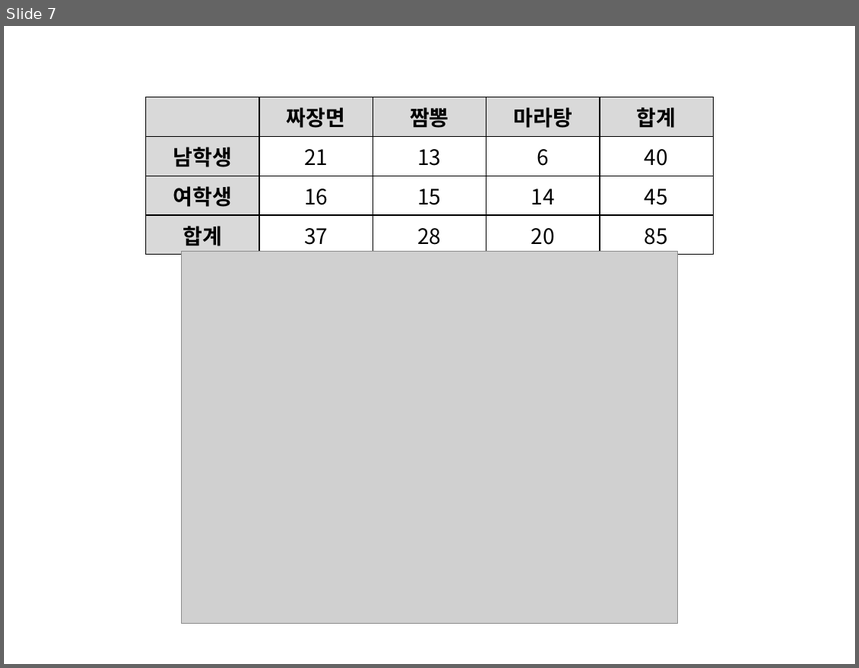
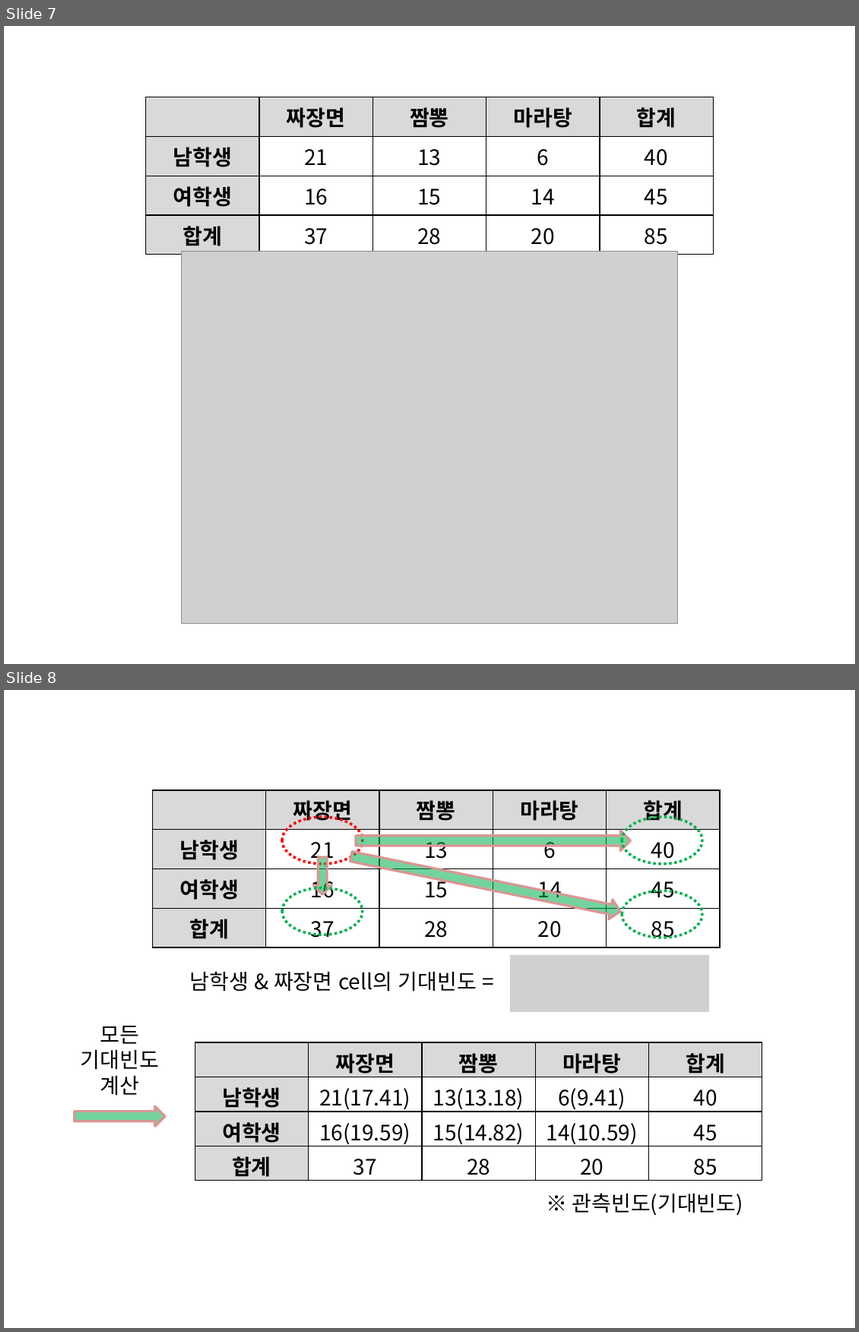
Before and after one commit to answeredbyablemind/answeredbyablemind.github.io, a slide deck: pics/2021-12-13-chi_square/pics.pptx. Shown one above the other, each under a label of ours: slide 7 before the commit, slides 7 and 8 after it. The pictures are 859x668 and 859x1332 pixels, drawn with LibreOffice and Linux fonts; fonts in the diff are those of the drawing; grey boxes stand for pictures. Boxes give left, top, right and bottom in pixels: in the first picture for what was removed or moved away, otherwise in the second. Text is boxed around its words. In the diff, an @@ line names an element or a change of style, - is before the commit and + after.

```diff
--- a/pics/2021-12-13-chi_square/pics.pptx
+++ b/pics/2021-12-13-chi_square/pics.pptx
@@ slide 8 added at bbox=[4, 690, 855, 1328], background #FFFFFF @@
@@ table added at bbox=[153, 790, 719, 942], 4 rows, 5 columns @@
+ | 짜장면 | 짬뽕 | 마라탕 | 합계
+남학생 | 21 | 13 | 6 | 40
+여학생 | 16 | 15 | 14 | 45
+합계 | 37 | 28 | 20 | 85
@@ ellipse added at bbox=[282, 817, 363, 863], outline #FF0000 2.25 pt dashed @@
@@ ellipse added at bbox=[622, 817, 702, 863], outline #00B050 2.25 pt dashed @@
@@ down arrow added at bbox=[349, 847, 623, 921], fill #00B050 at 55% opacity, outline #D99694 2 pt @@
@@ down arrow added at bbox=[356, 831, 631, 851], fill #00B050 at 55% opacity, outline #D99694 2 pt @@
@@ down arrow added at bbox=[314, 858, 332, 895], fill #00B050 at 55% opacity, outline #D99694 2 pt @@
@@ ellipse added at bbox=[282, 888, 363, 935], outline #00B050 2.25 pt dashed @@
@@ ellipse added at bbox=[622, 891, 702, 938], outline #00B050 2.25 pt dashed @@
@@ picture added at bbox=[509, 954, 709, 1011] @@
@@ text added at bbox=[190, 971, 477, 992], 18 pt, text #000000 @@
+남학생 & 짜장면 cell의 기대빈도 =
@@ text added at bbox=[81, 1026, 159, 1096], 18 pt, text #000000 @@
+모든
+기대빈도
+계산
@@ table added at bbox=[195, 1043, 761, 1184], 4 rows, 5 columns @@
+ | 짜장면 | 짬뽕 | 마라탕 | 합계
+남학생 | 21(17.41) | 13(13.18) | 6(9.41) | 40
+여학생 | 16(19.59) | 15(14.82) | 14(10.59) | 45
+합계 | 37 | 28 | 20 | 85
@@ down arrow added at bbox=[74, 1106, 165, 1127], fill #00B050 at 55% opacity, outline #D99694 2 pt @@
@@ text added at bbox=[572, 1193, 743, 1216], 18 pt, text #000000 @@
+※ 관측빈도(기대빈도)
```
Also in this commit, not shown: 5 other files.
